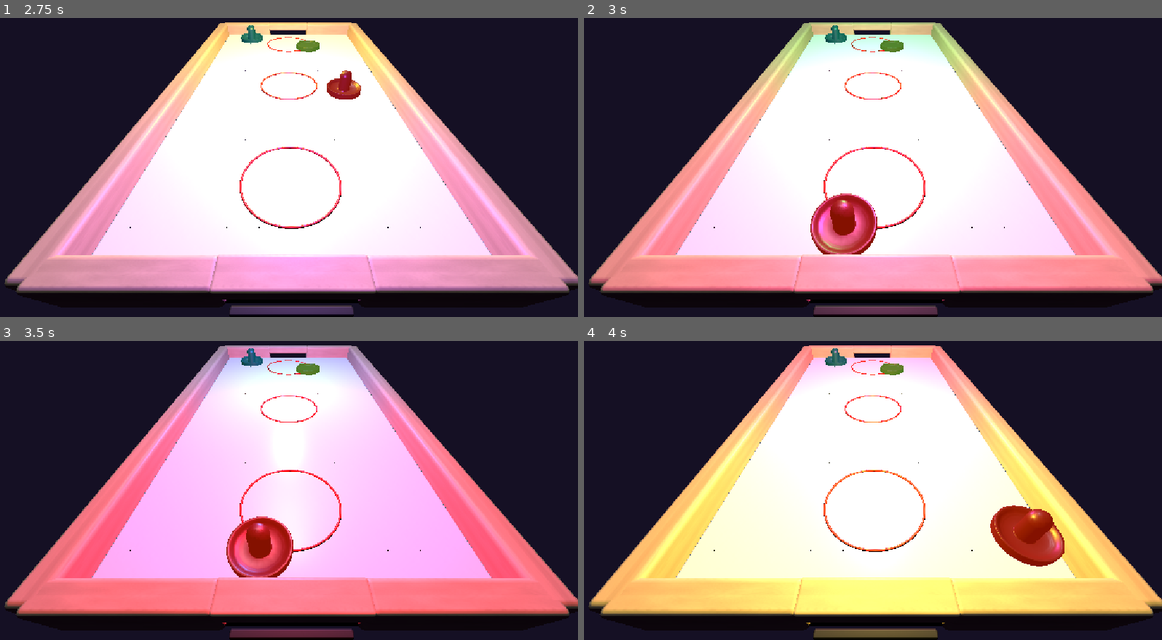
Above: before the commit, frames 1-4 (two rows, left to right).
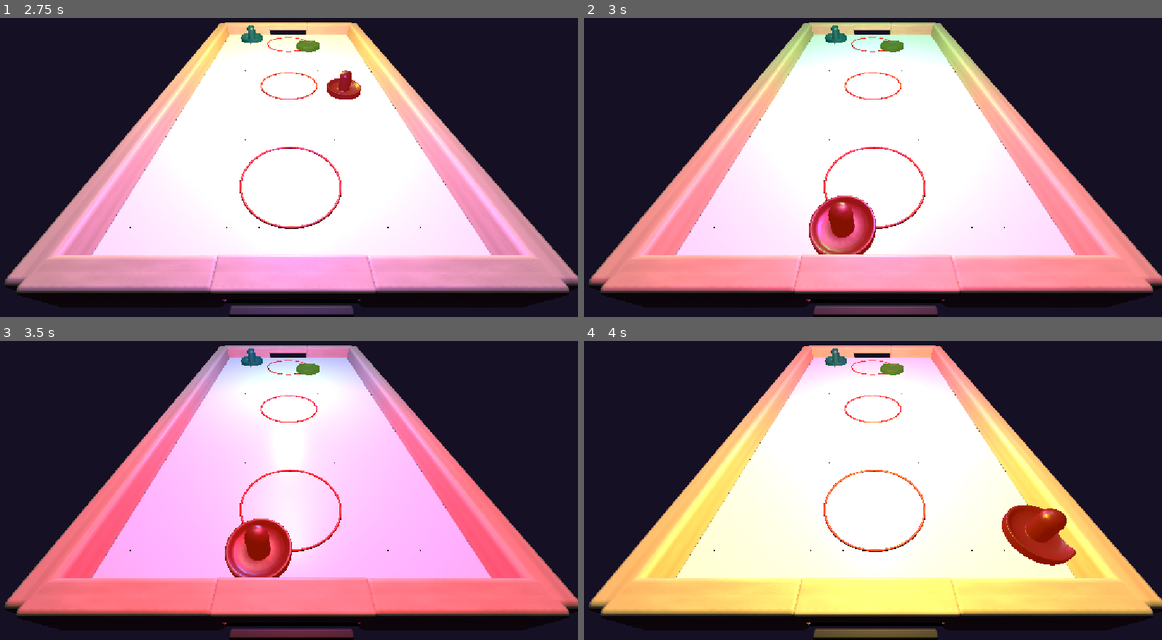
Above: after the commit, the same moments.

Repository: shumant3-ciallo/Project
Game: Godot game, scene res://node_3d.tscn
The game is run twice, just before and just after one commit, with the same random seed, the same clock (stepped at 60 frames per second) and the same inputs.
Inputs (mouse positions are in pixels of both pictures, inside the frame that each line leads up to):
- Up to frame 1 (2.75 s): move the mouse to (416, 137) at 0.52 s; click (416, 137) at 0.6 s; move the mouse to (167, 170) at 1.27 s; click (167, 170) at 1.35 s; move the mouse to (346, 80) at 2.02 s; click (346, 80) at 2.1 s
- Up to frame 2 (3 s): move the mouse to (844, 218) at 2.77 s; click (844, 218) at 2.85 s
- Up to frame 3 (3.5 s): no input
- Up to frame 4 (4 s): move the mouse to (1046, 526) at 3.52 s; click (1046, 526) at 3.6 s

Frame 1 is identical in both runs. In frame 2, 0.8% of the frame differs, in the area x 38-51%, y 58-80%; in frame 3, 0.7%; in frame 4, 1.3%, in the area x 70-86%, y 54-76%.

Commit message:
1

Diff:
--- a/hokey-project/新建游戏项目/node_3d.tscn
+++ b/hokey-project/新建游戏项目/node_3d.tscn
@@ -10,7 +10,7 @@
 [ext_resource type="Script" uid="uid://dyufxofwmx4c8" path="res://blue_light.gd" id="6_i5arm"]
 
 [sub_resource type="BoxShape3D" id="BoxShape3D_x7o7g"]
-size = Vector3(0.119384766, 1.7779684, 0.40845314)
+size = Vector3(0.119384766, 0.63634443, 0.40845314)
 
 [sub_resource type="StandardMaterial3D" id="StandardMaterial3D_i5arm"]
 albedo_color = Color(0.22352941, 0.77254903, 0.73333335, 1)
@@ -61,7 +61,7 @@
 [node name="StaticBody3D" type="StaticBody3D" parent="Air hockey table2" unique_id=1128002633]
 
 [node name="CollisionShape3D" type="CollisionShape3D" parent="Air hockey table2/StaticBody3D" unique_id=1286508155]
-transform = Transform3D(0.9999978, 4.3144606e-05, -0.0021029357, -0.0021033783, 0.020512007, -0.9997874, 0, 0.9997896, 0.020512052, -0.4719609, 0.73194546, 0.02226901)
+transform = Transform3D(0.9999978, 4.3144606e-05, -0.0021029357, -0.0021033783, 0.020512007, -0.9997874, 0, 0.9997896, 0.020512052, -0.47195154, 0.73639965, 0.23937213)
 shape = SubResource("BoxShape3D_x7o7g")
 
 [node name="CollisionShape3D3" type="CollisionShape3D" parent="Air hockey table2/StaticBody3D" unique_id=891896576]
@@ -81,8 +81,10 @@
 shape = SubResource("BoxShape3D_x7o7g")
 
 [node name="CollisionShape3D2" type="CollisionShape3D" parent="Air hockey table2/StaticBody3D" unique_id=1671777580]
-transform = Transform3D(0.9999978, 4.3144606e-05, -0.0021029357, -0.0021033783, 0.020512007, -0.9997874, 0, 0.9997896, 0.020512052, 0.47237074, 0.7346032, 0.08242881)
+transform = Transform3D(0.9999978, 4.3144606e-05, -0.0021029357, -0.0021033783, 0.020512007, -0.9997874, 0, 0.9997896, 0.020512052, 0.4723745, 0.73639965, 0.16998875)
 shape = SubResource("BoxShape3D_x7o7g")
+
+[node name="CollisionShape3D7" type="CollisionShape3D" parent="Air hockey table2/StaticBody3D" unique_id=2084474806]
 
 [node name="PaddleBlue" parent="." unique_id=533093440 instance=ExtResource("2_r3fl7")]
 transform = Transform3D(14.996353, 0.0276993, -0.32957134, -0.036129955, 14.995046, -0.3837264, 0.32875398, 0.38442695, 14.991466, -0.019606948, 0.87, 0.548)
